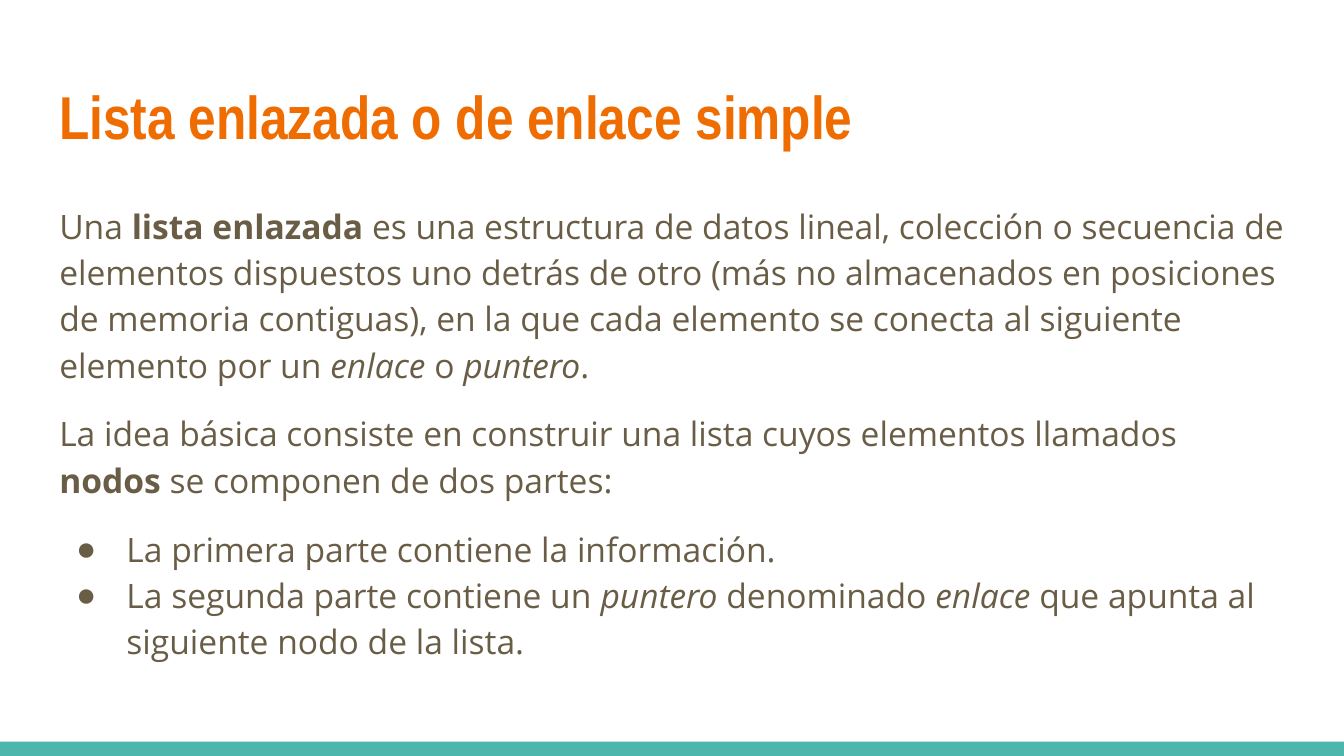
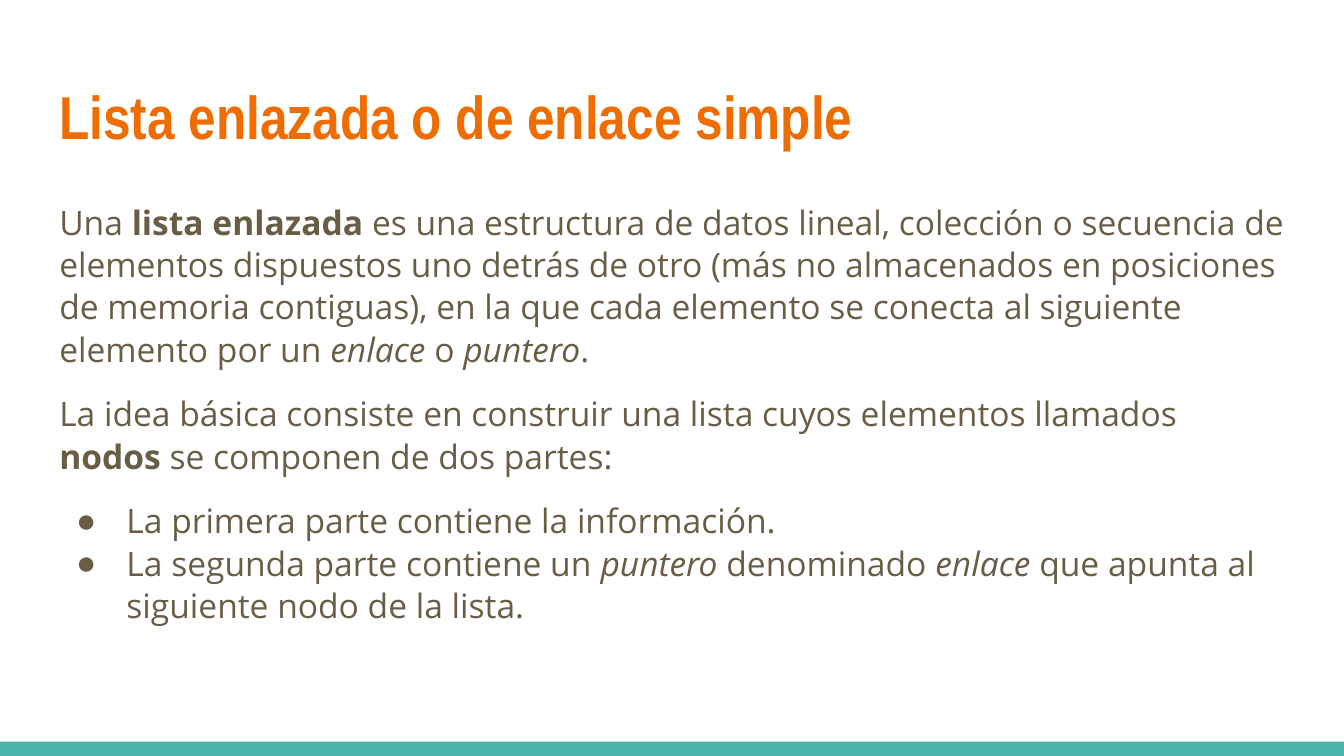
Before and after one commit to rayesro/BrunchyApp_POC, a slide deck: slide 6 of presentaciones/Programacion avanzada - 04 Listas ligadas y archivos binarios .pptx. Drawn at 1344x756 pixels with LibreOffice and Linux fonts; fonts in the diff are those of the drawing. Boxes give left, top, right and bottom in pixels: in the first picture for what was removed or moved away, otherwise in the second. Text is boxed around its words. In the diff, an @@ line names an element or a change of style, - is before the commit and + after.

```diff
--- a/presentaciones/Programacion avanzada - 04 Listas ligadas y archivos binarios .pptx
+++ b/presentaciones/Programacion avanzada - 04 Listas ligadas y archivos binarios .pptx
@@ text "Una lista enlazada es una ..." at bbox=[59, 209, 1283, 626]: line spacing 1.15 to 1.05 @@
```
Also in this commit, not shown: 10 other slides changed, 6 other files.
